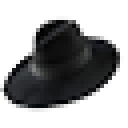
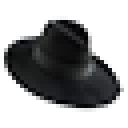
Layers edited between the first and the second (128, 128) image:
painted on "Fedora" over [0, 20, 124, 112]
